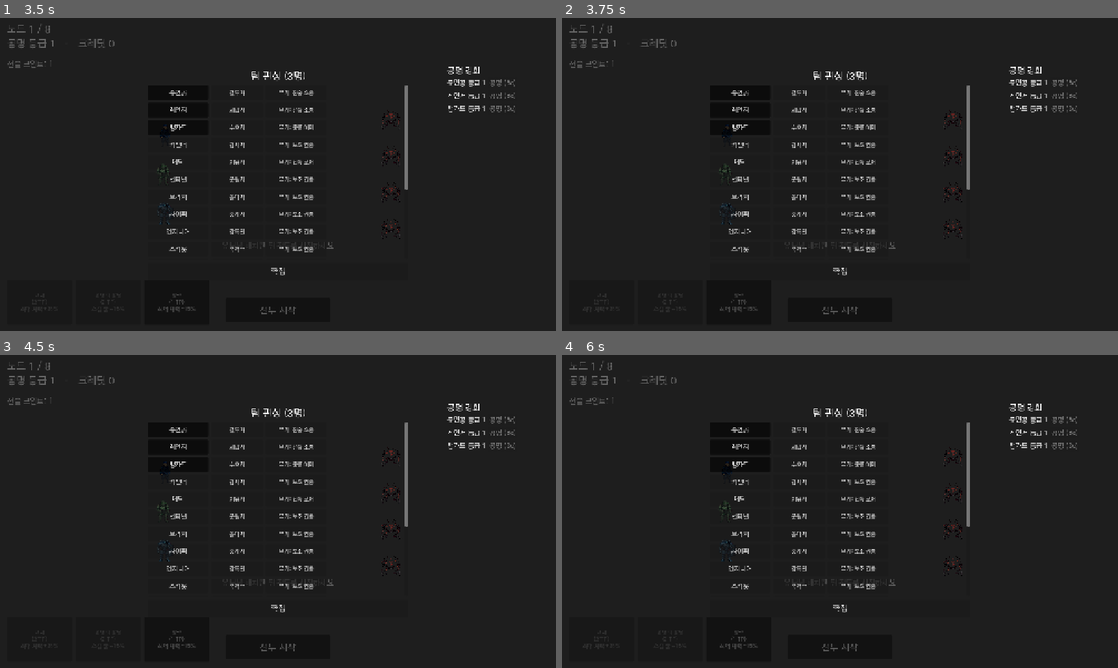
Above: before the commit, frames 1-4 (two rows, left to right).
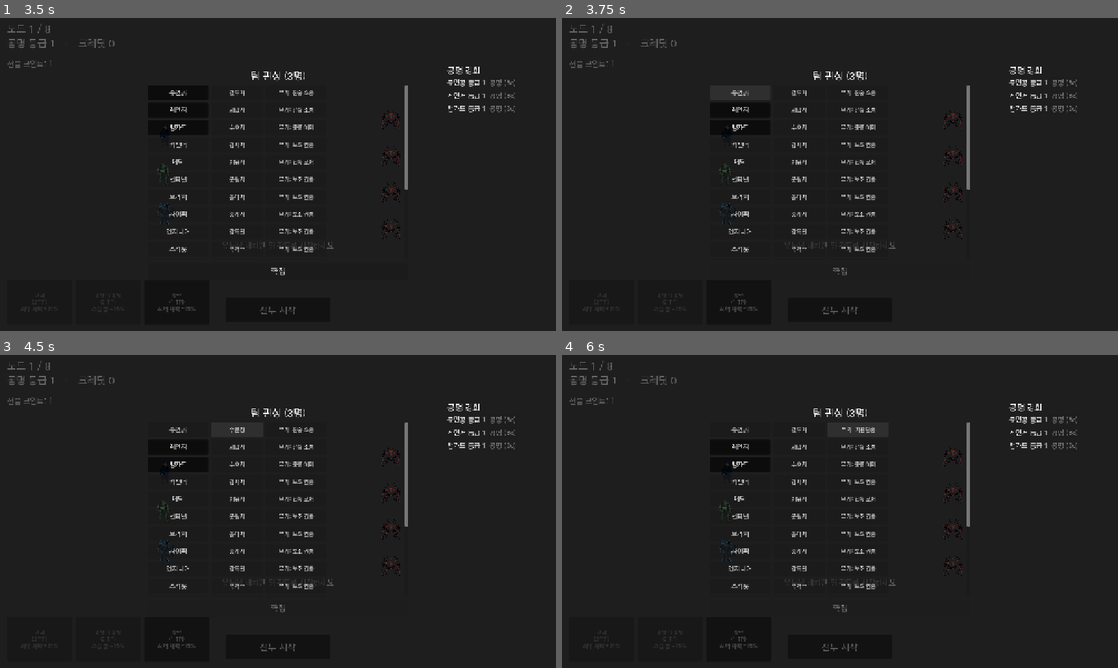
Above: after the commit, the same moments.

Repository: Hwari2929/PROTOCOL-ERRANTEs
Game: Godot game, scene res://scenes/main.tscn
The game is run twice, just before and just after one commit, with the same random seed, the same clock (stepped at 60 frames per second) and the same inputs.
Inputs (mouse positions are in pixels of both pictures, inside the frame that each line leads up to):
- Up to frame 1 (3.5 s): click "전투 시작" at 0.5 s; click "전투 시작" at 1.25 s; click "시작" at 2 s; click "활력 (1 TP) 최대 체력 +15%" at 2.75 s
- Up to frame 2 (3.75 s): click "주인공" at 3.5 s
- Up to frame 3 (4.5 s): click "결투가" at 4.25 s
- Up to frame 4 (6 s): click (801, 430) at 5 s, where only the run after the commit has a clickable "수문장"; click "무기: 전술 소총" at 5.75 s

Frame 1 is identical in both runs. In frame 2, 0.5% of the frame differs, in the area x 26-52%, y 21-83%; in frame 3, less than 0.1%; in frame 4, less than 0.1%.

Commit message:
feat(redesign): subclass at grade 2 — set_subclass + menu + panel routing (R3A,R3B,R3C) [harness]
Co-Authored-By: Claude Opus 4.8 <noreply@anthropic.com>

Diff:
--- a/scripts/battle/unit.gd
+++ b/scripts/battle/unit.gd
@@ -108,6 +108,17 @@
 			ClassData.apply_mods(self, mods)
 		t += 1
 	inhesion_tier = tier
+
+## Set the subclass and retroactively apply bonuses for all tiers already unlocked.
+func set_subclass(sub_id: String) -> void:
+	subclass_id = sub_id
+	for t in range(1, inhesion_tier + 1):
+		var mods: Dictionary = ClassData.tier_mods(sprite_id, sub_id, t)
+		if not mods.is_empty():
+			ClassData.apply_mods(self, mods)
+
+func has_subclass() -> bool:
+	return subclass_id != ""
 
 func res_threshold_for(g: int) -> int:
 	if g <= 1: return 0
--- a/scripts/ui/subclass_menu.gd
+++ b/scripts/ui/subclass_menu.gd
@@ -1,3 +1,63 @@
 extends Control
-## 서브클래스 선택 메뉴 — SCAFFOLD STUB. R3B implements.
-## Shown when a unit reaches resonance grade 2 without a subclass; pick 1 of 3.
+
+var _menu_layer: CanvasLayer = null
+
+func _ready() -> void:
+	process_mode = Node.PROCESS_MODE_ALWAYS
+	visible = false
+
+func show_for(unit: Node) -> void:
+	if _menu_layer:
+		_menu_layer.queue_free()
+		_menu_layer = null
+
+	_menu_layer = CanvasLayer.new()
+	_menu_layer.layer = 55
+	_menu_layer.name = "SubclassMenuLayer"
+
+	var bg := ColorRect.new()
+	bg.name = "Bg"
+	bg.mouse_filter = Control.MOUSE_FILTER_STOP
+	bg.process_mode = Node.PROCESS_MODE_ALWAYS
+	bg.anchor_right = 1.0
+	bg.anchor_bottom = 1.0
+	_menu_layer.add_child(bg)
+
+	var vbox := VBoxContainer.new()
+	vbox.name = "VBox"
+	vbox.alignment = BoxContainer.ALIGNMENT_CENTER
+	vbox.set_anchors_preset(Control.PRESET_FULL_RECT)
+	vbox.add_theme_constant_override("separation", 8)
+	bg.add_child(vbox)
+
+	var title_label := Label.new()
+	title_label.name = "Title"
+	title_label.text = "서브클래스 선택"
+	title_label.horizontal_alignment = HORIZONTAL_ALIGNMENT_CENTER
+	title_label.add_theme_font_size_override("font_size", 24)
+	vbox.add_child(title_label)
+
+	var sub_ids: Array = ClassData.subclass_ids(unit.sprite_id)
+	for sub_id in sub_ids:
+		var btn := Button.new()
+		btn.name = "Subclass_" + str(sub_id)
+		btn.text = ClassData.subclass_label(unit.sprite_id, sub_id)
+		btn.add_theme_font_size_override("font_size", 20)
+		btn.process_mode = Node.PROCESS_MODE_ALWAYS
+		btn.pressed.connect(_on_subclass_selected.bind(sub_id, unit))
+		vbox.add_child(btn)
+
+	get_tree().root.add_child(_menu_layer)
+	visible = false
+
+func _on_subclass_selected(sub_id: int, unit: Node) -> void:
+	if unit and unit.has_method("set_subclass"):
+		unit.set_subclass(sub_id)
+	get_tree().paused = false
+	if _menu_layer:
+		_menu_layer.queue_free()
+		_menu_layer = null
+	get_tree().paused = true
+
+func is_open() -> bool:
+	return _menu_layer != null
--- a/scripts/ui/unit_panel.gd
+++ b/scripts/ui/unit_panel.gd
@@ -73,7 +73,12 @@
         _resonance.credits_changed.emit(_resonance.credits)
         var gained: int = unit.gain_resonance(8)
         if gained > 0:
-            var _augment_system: Node = get_parent().get_node_or_null("AugmentSystem")
-            if _augment_system:
-                _augment_system.show_menu(3)
+            if unit.current_res_grade() >= 2 and not unit.has_subclass():
+                var _subclass_menu: Node = get_parent().get_node_or_null("SubclassMenu")
+                if _subclass_menu:
+                    _subclass_menu.show_for(unit)
+            else:
+                var _augment_system: Node = get_parent().get_node_or_null("AugmentSystem")
+                if _augment_system:
+                    _augment_system.show_menu(3)
         refresh()
Not shown, added: scripts/ui/subclass_menu.gd.uid
